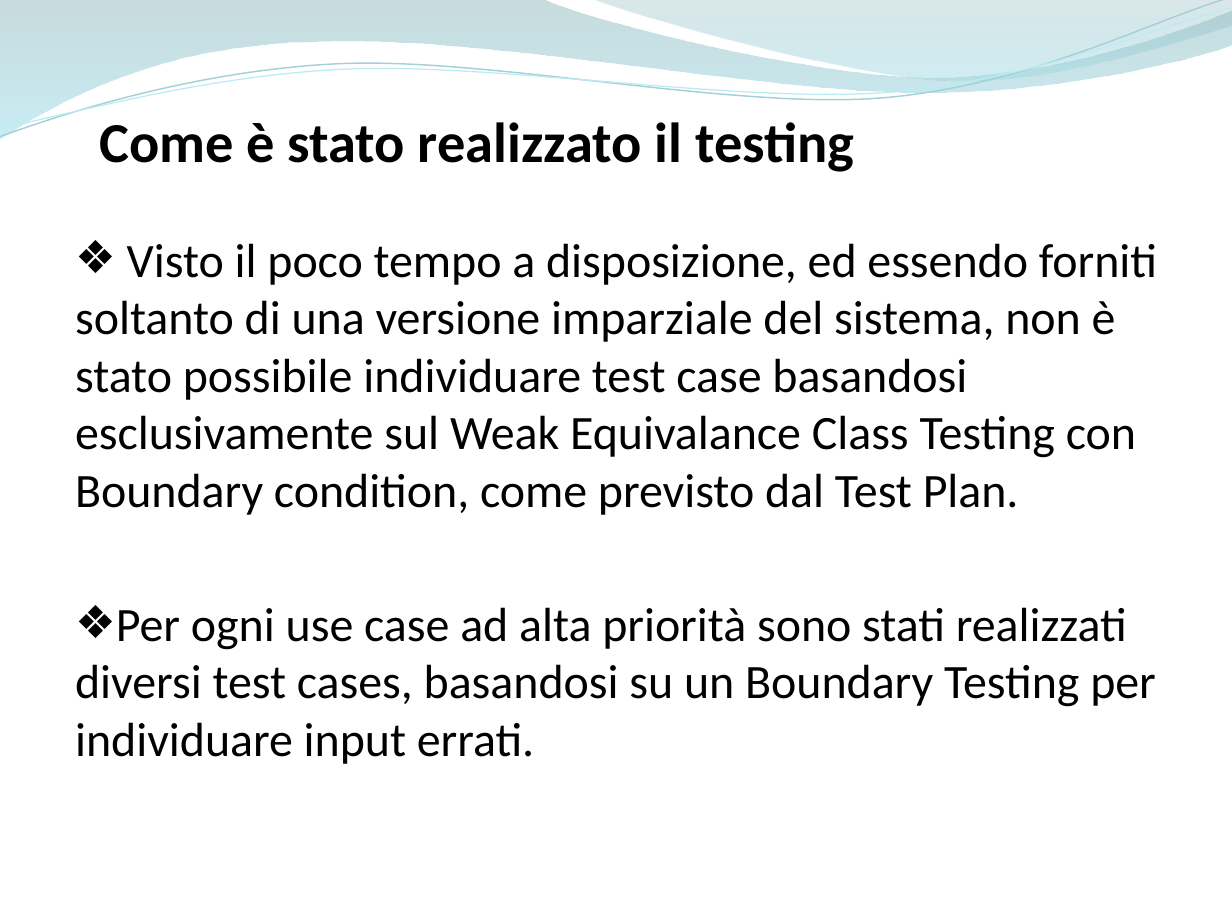
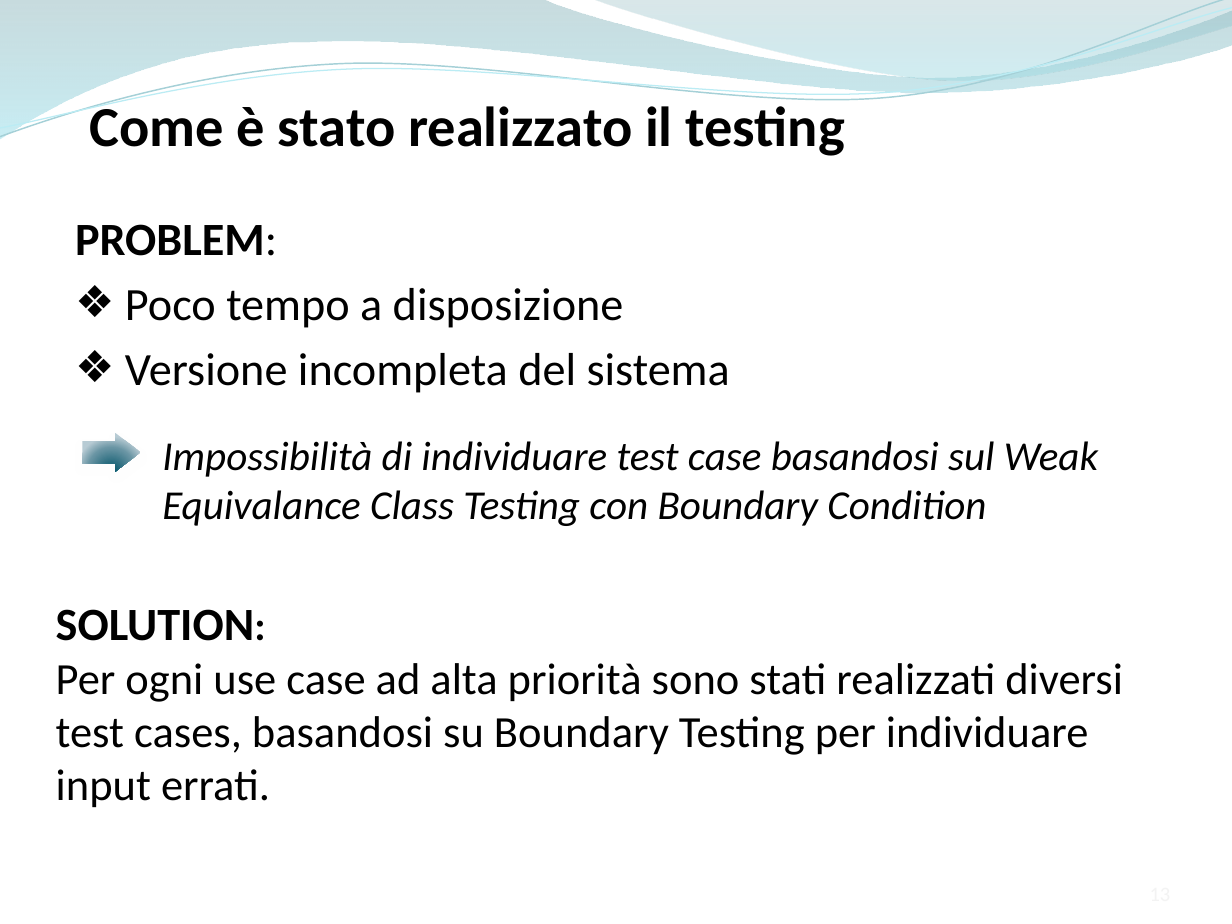
Before and after one commit to ammirate/at-silo, a slide deck: slide 13 of Presentazione/Atsilo2/Ferrara/Ferrara_M_PresentazioneFinale.pptx. Drawn at 1232x924 pixels with LibreOffice and Linux fonts; fonts in the diff are those of the drawing. Boxes give left, top, right and bottom in pixels: in the first picture for what was removed or moved away, otherwise in the second. Text is boxed around its words. In the diff, an @@ line names an element or a change of style, - is before the commit and + after.

Commit message:
[wd m]

```diff
--- a/Presentazione/Atsilo2/Ferrara/Ferrara_M_PresentazioneFinale.pptx
+++ b/Presentazione/Atsilo2/Ferrara/Ferrara_M_PresentazioneFinale.pptx
@@ text "Come è stato realizzato il ..." rewrapped from [99, 122, 854, 172] to [89, 98, 845, 156] @@
@@ text at [75, 224, 730, 393]: text changed; size 28 to 27 pt @@
-❖ Visto il poco tempo a disposizione, ed essendo forniti soltanto di una versione imparziale del sistema, non è stato possibile individuare test case basandosi esclusivamente sul Weak Equivalance Class Testing con Boundary condition, come previsto dal Test Plan.
-❖ Per ogni use case ad alta priorità sono stati realizzati diversi test cases, basandosi su un Boundary Testing per individuare input errati.
+PROBLEM:
+❖ Poco tempo a disposizione
+❖ Versione incompleta del sistema
@@ right arrow added at [83, 432, 140, 471], fill gradient #005468 to #6A96A5 to #B8CCD4 @@
@@ text added at [162, 441, 1098, 526], 24 pt, text #000000, italic @@
+Impossibilità di individuare test case basandosi sul Weak Equivalance Class Testing con Boundary Condition
@@ text added at [56, 609, 1123, 808], 26 pt, text #000000 @@
+SOLUTION:
+Per ogni use case ad alta priorità sono stati realizzati diversi test cases, basandosi su Boundary Testing per individuare input errati.
```
Also in this commit, not shown: 12 other slides changed, 5 slides added, 3 slides removed.
